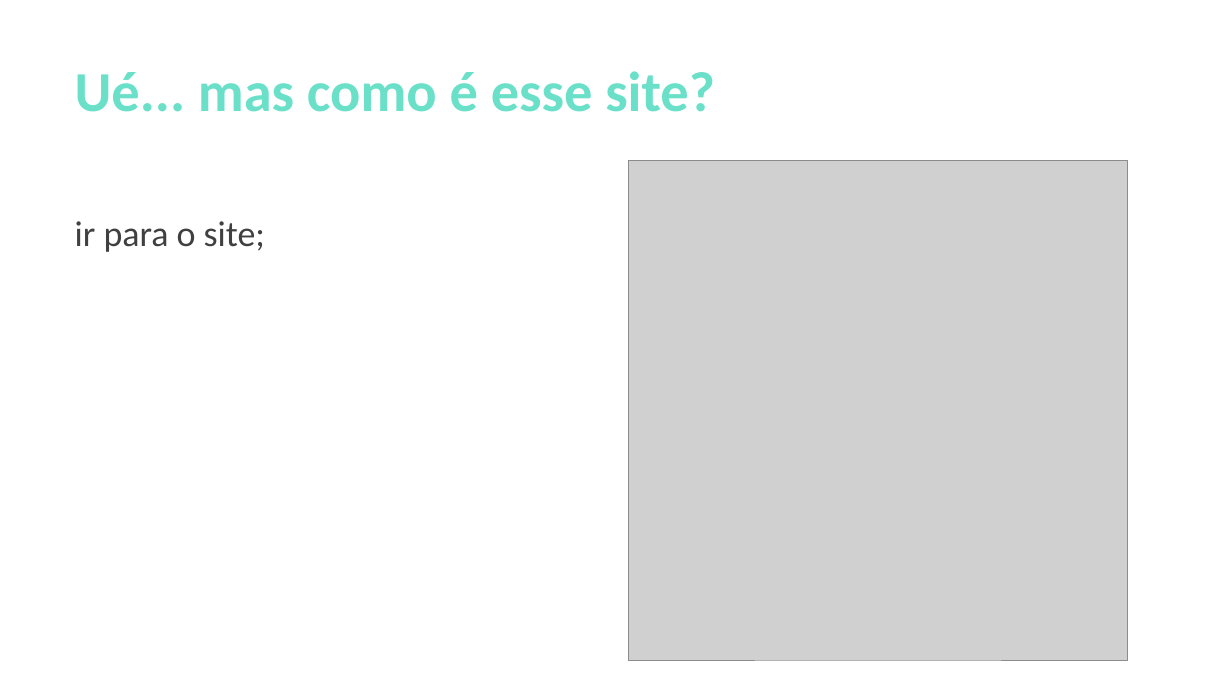
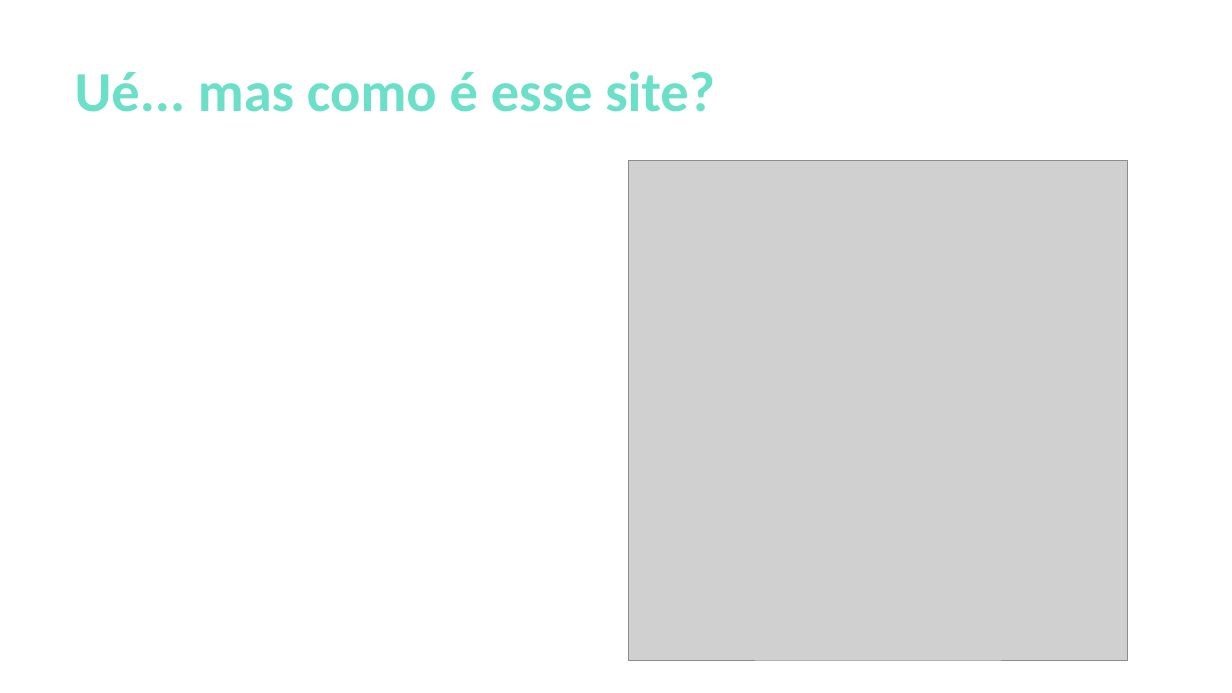
Before and after one commit to bzrr0/PROJETO-PROZ, a slide deck: slide 8 of apresentação projeto final.pptx. Drawn at 1232x693 pixels with LibreOffice and Linux fonts; fonts in the diff are those of the drawing; grey boxes stand for pictures. Boxes give left, top, right and bottom in pixels: in the first picture for what was removed or moved away, otherwise in the second. Text is boxed around its words. In the diff, an @@ line names an element or a change of style, - is before the commit and + after.

Commit message:
update nos slides
correções para apresentação

```diff
--- a/apresentação projeto final.pptx
+++ b/apresentação projeto final.pptx
@@ text removed at box(75, 221, 265, 252) @@
-ir para o site;
```
Also in this commit, not shown: 2 other slides changed.
